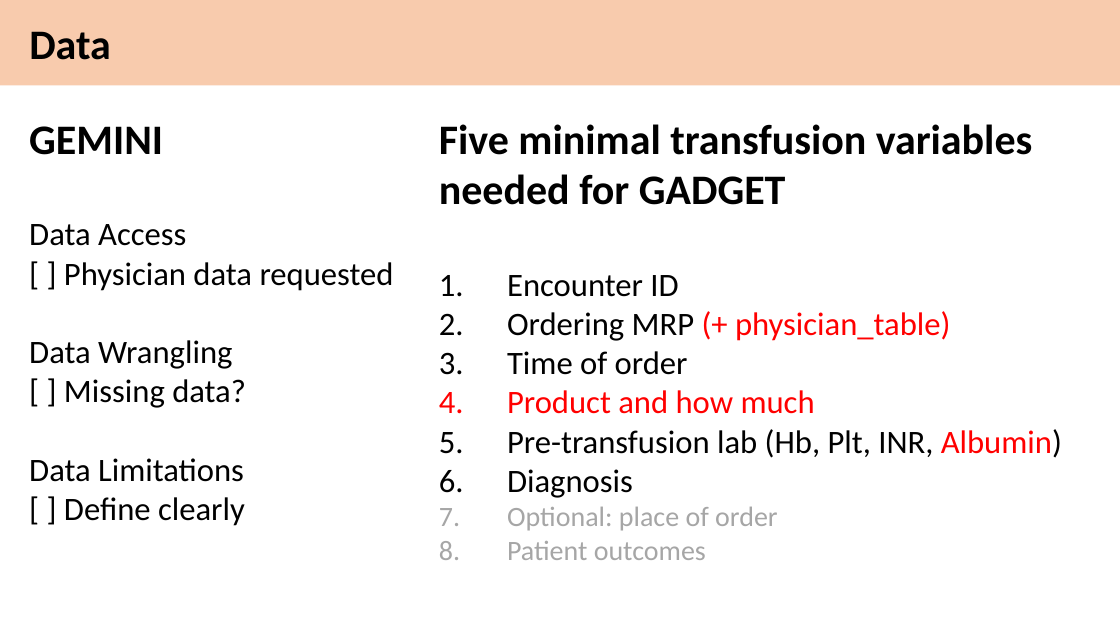
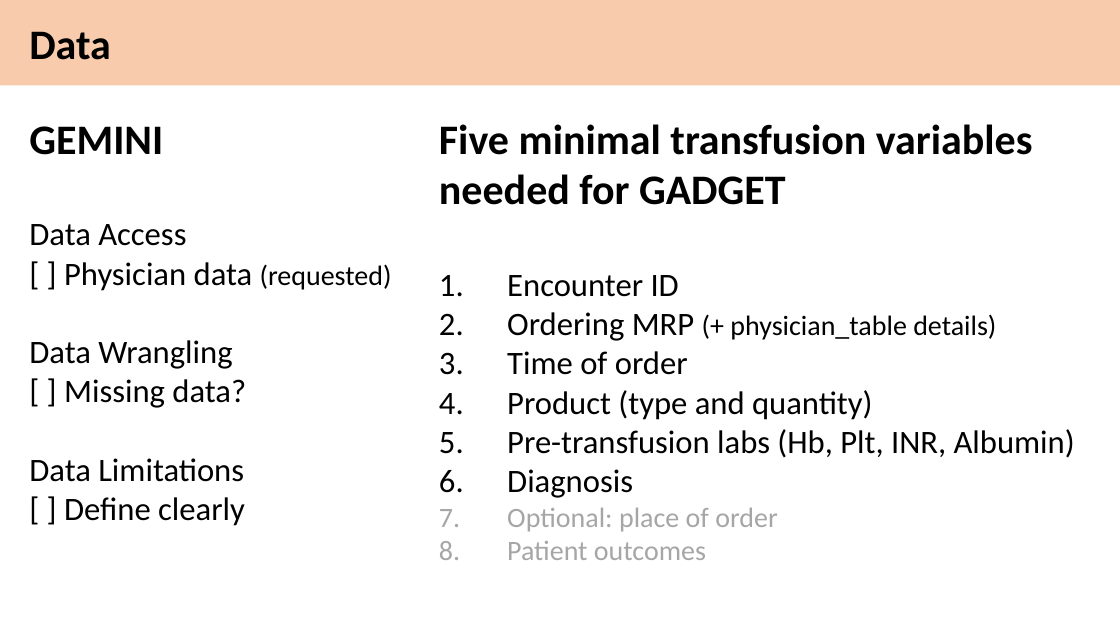
Before and after one commit to RazaS/GADGET_public, a slide deck: slide 2 of GADGET_Blueprint_1.pptx. Drawn at 1120x630 pixels with LibreOffice and Linux fonts; fonts in the diff are those of the drawing. Boxes give left, top, right and bottom in pixels: in the first picture for what was removed or moved away, otherwise in the second. Text is boxed around its words. In the diff, an @@ line names an element or a change of style, - is before the commit and + after.

```diff
--- a/GADGET_Blueprint_1.pptx
+++ b/GADGET_Blueprint_1.pptx
@@ text at (64,262,392,291): text changed @@
-[ ] Physician data requested
+[ ] Physician data (requested)
@@ text at (507,312,996,341): text changed; size 28 to 24 pt; text colour #FF0000 to #000000 @@
-2. Ordering MRP (+ physician_table)
+2. Ordering MRP (+ physician_table details)
@@ text at (507,390,1075,458): text changed @@
-4. Product and how much
-5. Pre-transfusion lab (Hb, Plt, INR, Albumin)
+4. Product (type and quantity)
+5. Pre-transfusion labs (Hb, Plt, INR, Albumin)
```
Also in this commit, not shown: 9 other slides changed, 1 other file.
